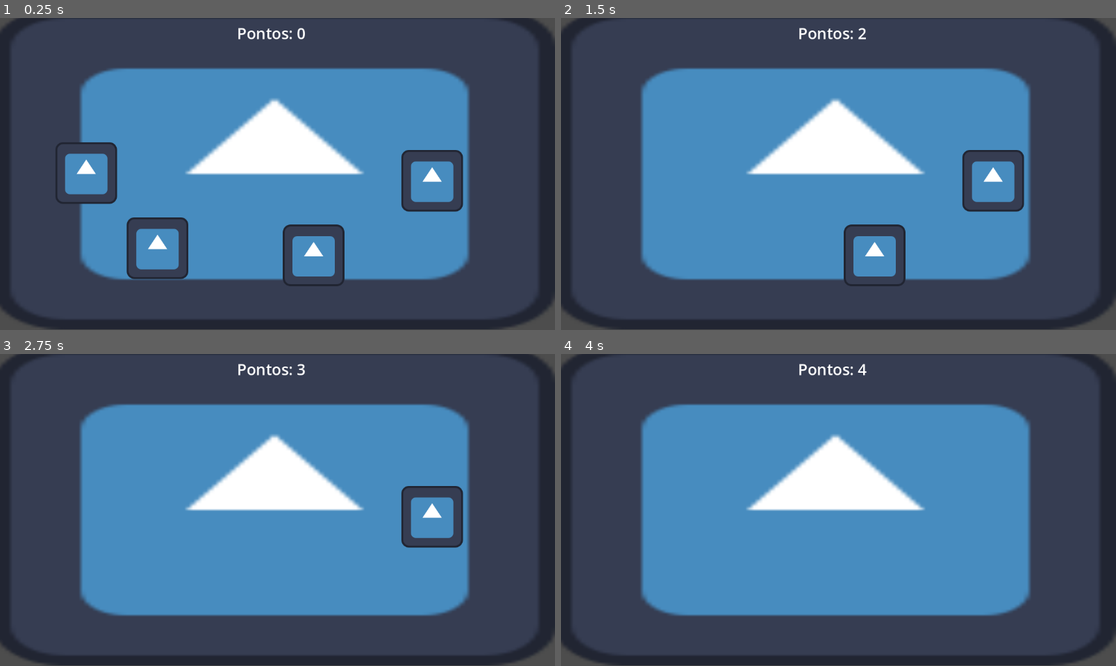
Above: before the commit, frames 1-4 (two rows, left to right).
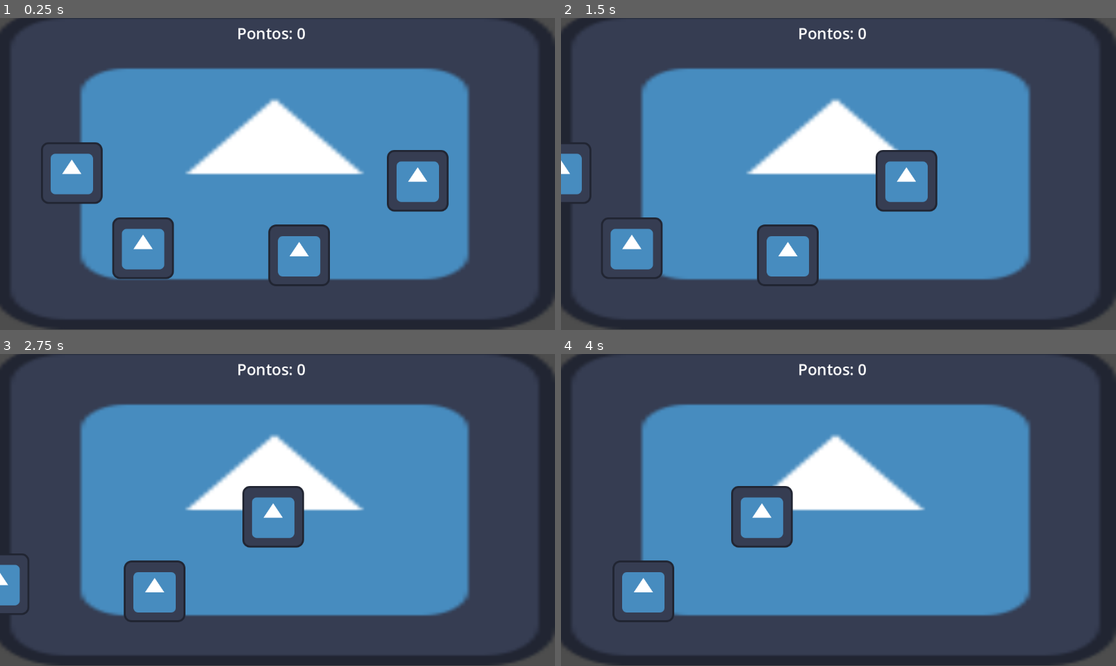
Above: after the commit, the same moments.

Repository: SrDoppelganger/felpoJam
Game: Godot game, scene res://scenes/main.tscn
Two runs of this game, one before a commit and one after it. Both use one fixed random seed, a clock stepped at 60 frames per second and the inputs below. The engine's default icon, where the game draws it, is replaced by a stand-in: a white triangle on a blue panel in a dark square.
Inputs (mouse positions are in pixels of both pictures, inside the frame that each line leads up to):
- Up to frame 1 (0.25 s): no input
- Up to frame 2 (1.5 s): move the mouse to (644, 174) at 0.52 s; click (644, 174) at 0.67 s; move the mouse to (716, 248) at 1.27 s; click (716, 248) at 1.42 s
- Up to frame 3 (2.75 s): move the mouse to (310, 591) at 2.02 s; click (310, 591) at 2.17 s
- Up to frame 4 (4 s): move the mouse to (993, 516) at 2.77 s; click (993, 516) at 2.92 s; move the mouse to (1005, 556) at 3.52 s; click (1005, 556) at 3.67 s

The runs differ from the first frame. In frame 1, 5.8% of the frame differs, in the area x 7-84%, y 39-86%; in frame 2, 7.2%, in the area x 0-84%, y 3-86%; in frame 3, 4.7%; in frame 4, 2.8%.

Commit message:
started working on moving targets

Diff:
--- a/Scripts/arquivo_script/arquivo.gd
+++ b/Scripts/arquivo_script/arquivo.gd
@@ -1,4 +1,13 @@
 extends Node2D
+
+const SPEED = 2;
+var velocity = Vector2()
+
+func _ready() -> void:
+	velocity = Vector2(-SPEED, 0)
+
+func _process(delta: float) -> void:
+	translate(velocity)
 
 func _on_area_2d_mouse_entered() -> void:
 	print("MOUSE!");
